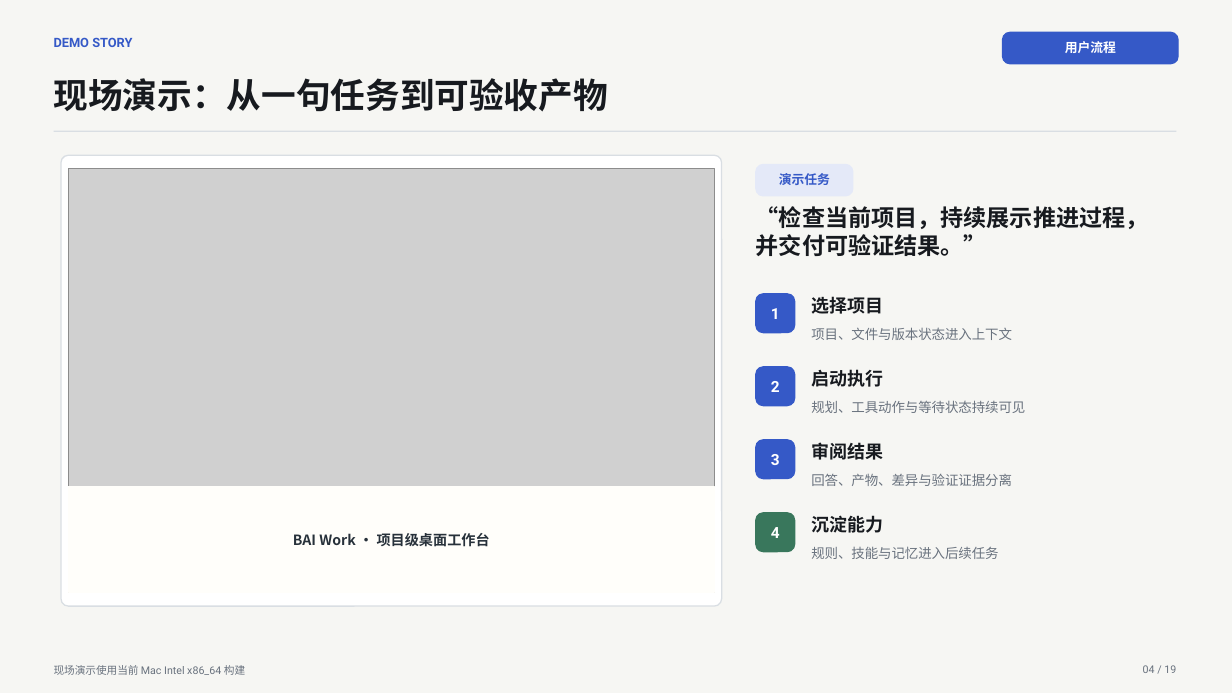
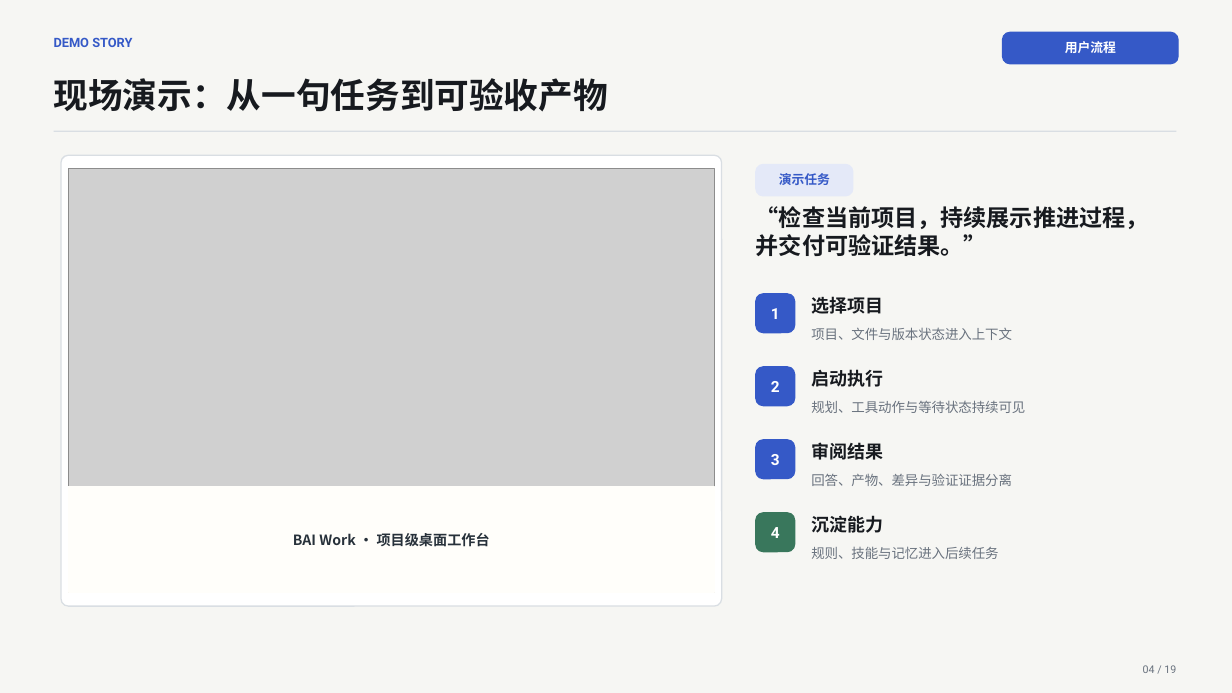
Before and after one commit to 2830500285/BAI-Work, a slide deck: slide 4 of docs/presentation/BAI-Work-Defense-Deck.pptx. Drawn at 1232x693 pixels with LibreOffice and Linux fonts; fonts in the diff are those of the drawing; grey boxes stand for pictures. Boxes give left, top, right and bottom in pixels: in the first picture for what was removed or moved away, otherwise in the second. Text is boxed around its words. In the diff, an @@ line names an element or a change of style, - is before the commit and + after.

```diff
--- a/docs/presentation/BAI-Work-Defense-Deck.pptx
+++ b/docs/presentation/BAI-Work-Defense-Deck.pptx
@@ text removed at bbox=[54, 665, 245, 675] @@
-现场演示使用当前 Mac Intel x86_64 构建
```
Also in this commit, not shown: 16 other slides changed, 1 other file.
